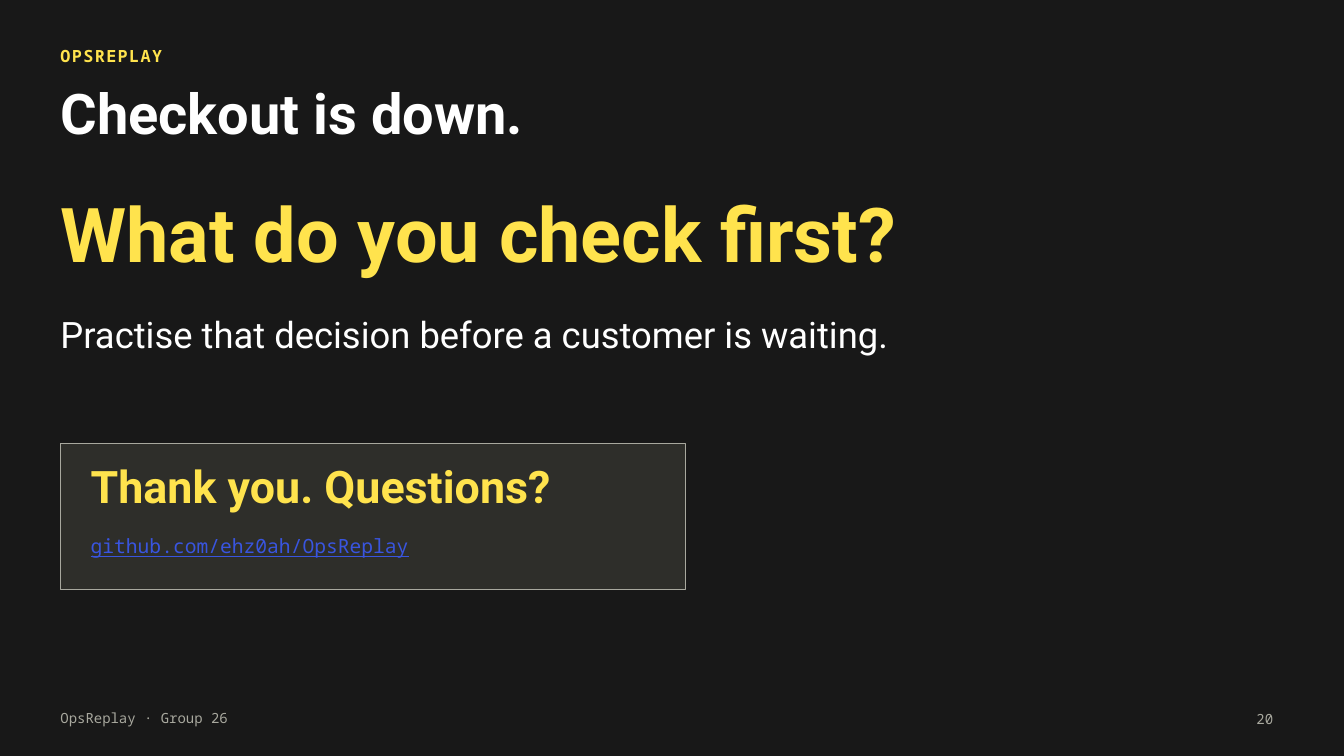
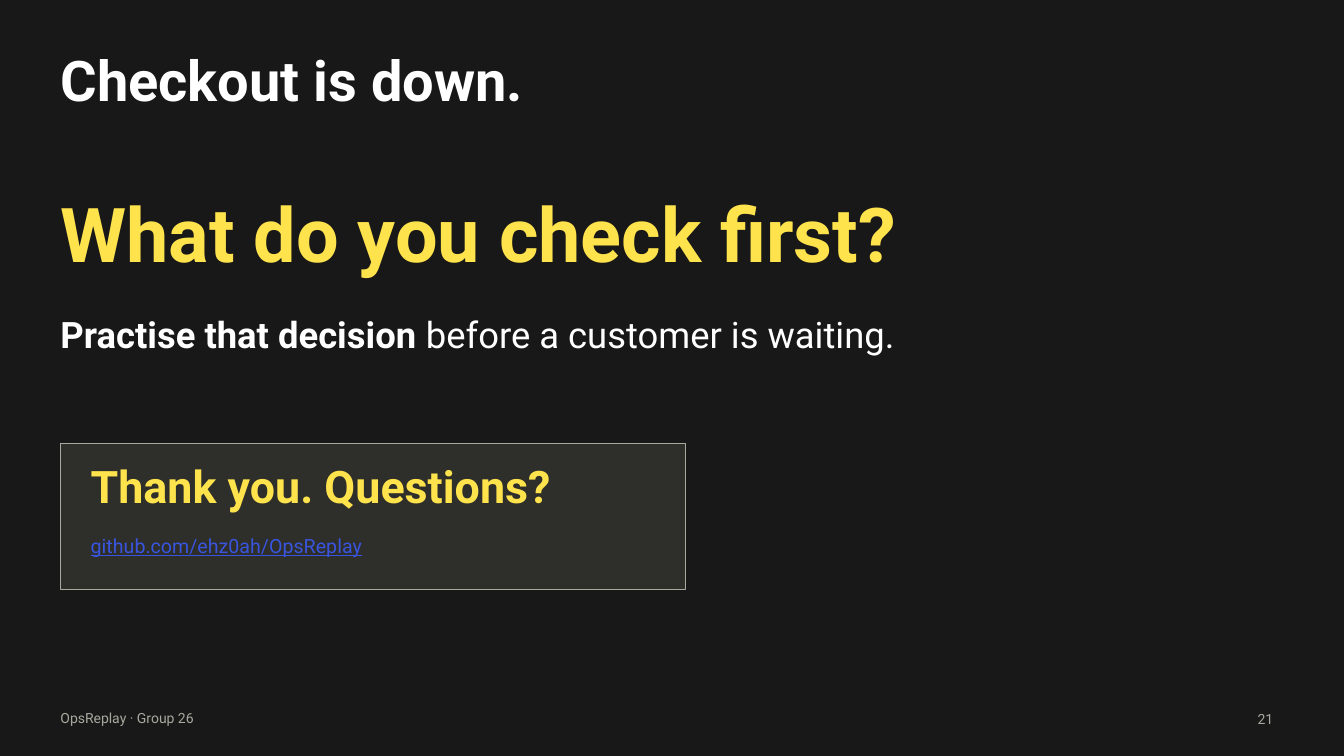
Before and after one commit to ehz0ah/OpsReplay, a slide deck: slide 21 of docs/reports/final/OpsReplay_Final_Presentation.pptx (slide 20 before the commit). Drawn at 1344x756 pixels with LibreOffice and Linux fonts; fonts in the diff are those of the drawing. Boxes give left, top, right and bottom in pixels: in the first picture for what was removed or moved away, otherwise in the second. Text is boxed around its words. In the diff, an @@ line names an element or a change of style, - is before the commit and + after.

```diff
--- a/docs/reports/final/OpsReplay_Final_Presentation.pptx
+++ b/docs/reports/final/OpsReplay_Final_Presentation.pptx
@@ title "Checkout is down." moved from (x1=60, y1=92, x2=523, y2=135) to (x1=60, y1=59, x2=523, y2=102) @@
@@ text removed at (x1=60, y1=50, x2=162, y2=62) @@
-OPSREPLAY
@@ text "Practise that decision before a ..." at (x1=60, y1=320, x2=895, y2=356): bold on in "Practise that decision" @@
@@ text "github.com/ehz0ah/OpsReplay" at (x1=91, y1=538, x2=362, y2=557): font Noto Sans Mono to Roboto @@
@@ text "OpsReplay · Group 26" at (x1=60, y1=712, x2=194, y2=726): font Noto Sans Mono to Roboto @@
@@ page number at (x1=1258, y1=714, x2=1274, y2=724): text changed; font Noto Sans Mono to Roboto @@
-20
+21
```
Also in this commit, not shown: 25 other slides changed, 1 slide added, 2 other files.
